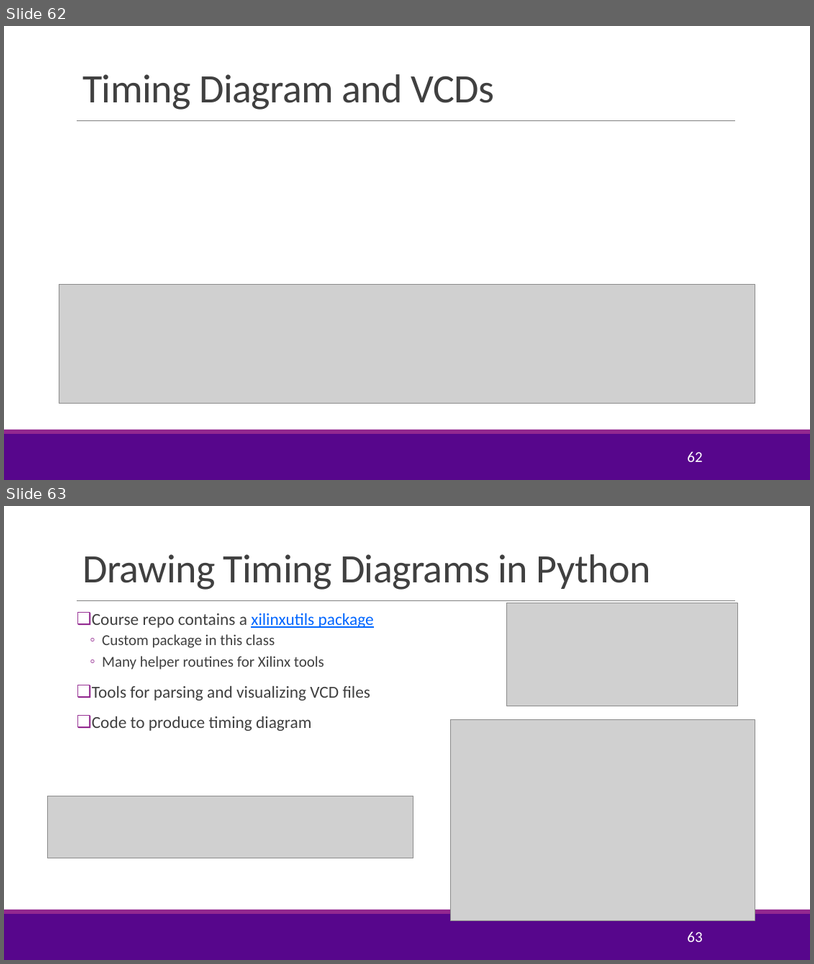
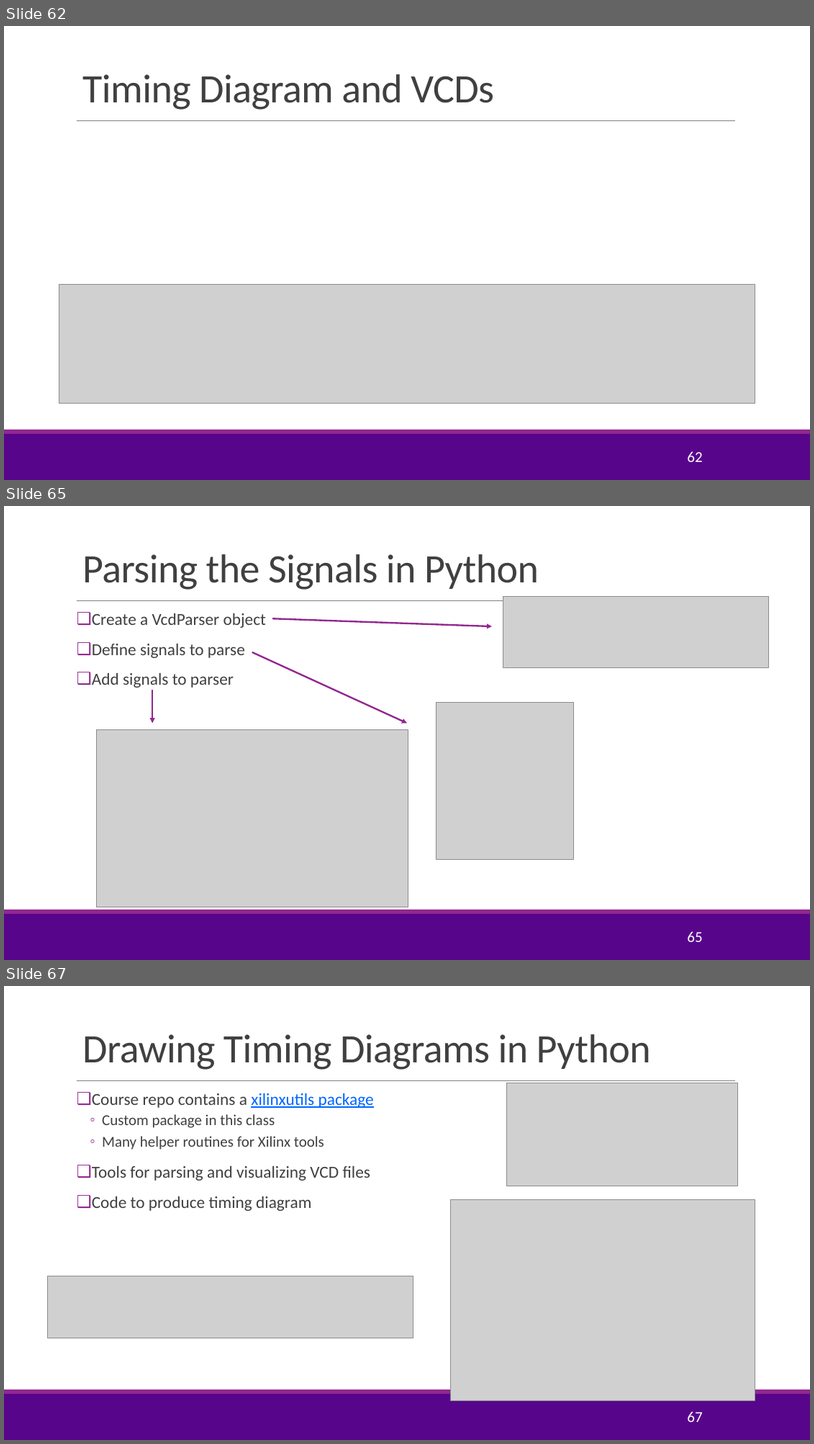
Before and after one commit to tonykorycki/hwdesign, a slide deck: units/unit06_timing/timing.pptx. Shown one above the other, each under a label of ours: slides 62 and 63 before the commit, slides 62, 65 and 67 after it; the slides between them are not shown. The pictures are 814x964 and 814x1444 pixels, drawn with LibreOffice and Linux fonts; fonts in the diff are those of the drawing; grey boxes stand for pictures; background and template pictures are left out. Boxes give left, top, right and bottom in pixels: in the first picture for what was removed or moved away, otherwise in the second. Text is boxed around its words. In the diff, an @@ line names an element or a change of style, - is before the commit and + after.

```diff
--- a/units/unit06_timing/timing.pptx
+++ b/units/unit06_timing/timing.pptx
@@ slide 65 added at <box>4,506,810,960</box>, background #FFFFFF; not listed: 3 template elements that a slide beside it also shows @@
@@ title added at <box>82,554,539,590</box>, 48 pt, text #404040 @@
+Parsing the Signals in Python
@@ text added at <box>92,613,266,687</box>, 20 pt, text #404040 @@
+❑ Create a VcdParser object
+❑ Define signals to parse
+❑ Add signals to parser
@@ picture added at <box>503,597,769,667</box> @@
@@ arrow added from (273, 618) to (492, 626), #92278F 2 pt @@
@@ arrow added from (252, 652) to (407, 723), #92278F 2 pt @@
@@ arrow added from (153, 690) to (153, 723), #92278F 2 pt @@
@@ picture added at <box>436,703,574,860</box> @@
@@ picture added at <box>97,730,408,907</box> @@
@@ page number added at <box>687,931,702,942</box>, 18 pt, text #FFFFFF @@
+65
@@ what was slide 63 is now slide 67 @@
@@ page number at <box>687,1411,702,1422</box>: text changed @@
-63
+67
```
Also in this commit, not shown: 1 slide changed, 3 other slides added, 3 other files.
